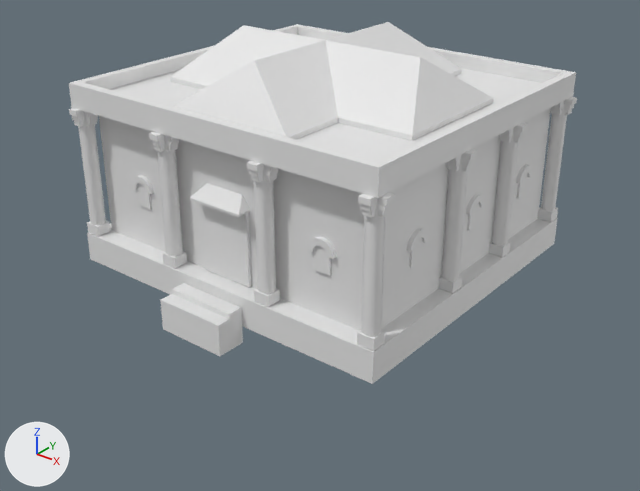
Renders of the COLLADA model art/meshes/structural/kartlians/corte.dae from each side of a commit.
One viewpoint serves both versions: a camera (50 mm lens) standing at (31.0, -39.8, 24.4) and looking at (0.9, -2.2, 1.1). Every picture has the same lights, and +X, +Y and +Z are marked at lower left. The picture after the commit comes second. Where no turn or scale is listed for an object, it has been applied to the vertices.

In view in the first picture: 'corte'.
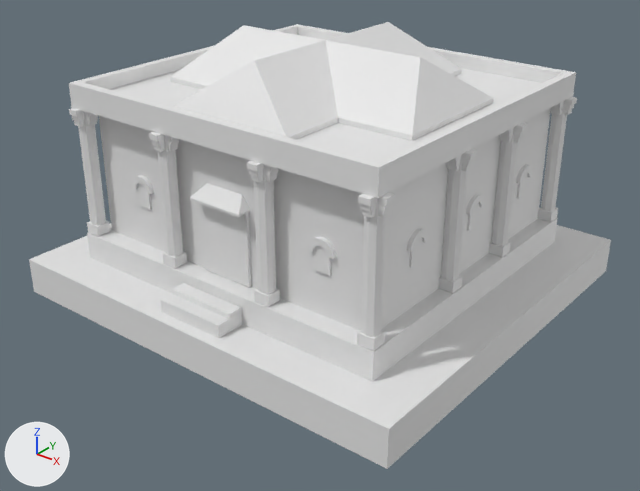
Where the newer file only moved an object's origin or applied its transform, the numbers keep the older frame.

What differs and where, as boxes [x1, y1, x2, y2] in the pictures (640 x 491 px):
'corte', reshaped (15% wider, 23% taller)
    before: [69, 22, 577, 384]
    after: [29, 22, 611, 469]
part 1 of me_cubo_2696, built on
    after: [29, 225, 611, 469]

The change, as a diff of the scene's bpy script:
```diff
--- a/art/meshes/structural/kartlians/corte.dae.py
+++ b/art/meshes/structural/kartlians/corte.dae.py
@@ me_cubo_2696 @@
 # used by ob_corte; location = (0.0, 0.0, 0.0)
-me_cubo_2696.from_pydata(...)  # 2393 vertices, 3202 faces; spans x -11.0..11.0, y -12.2..10.0, z -1.3..13.0
+me_cubo_2696.from_pydata(...)  # 2401 vertices, 3210 faces; spans x -13.4..13.4, y -12.9..12.1, z -2.4..13.0
+# me_cubo_2696 part 1
+# 2 faces are deleted
+# 8 vertices are added at x -13.4..13.4, y -12.9..12.1, z -2.4..-0.1
+# 10 new faces join them
 me_cubo_2696.materials.append(mat_text_kartli)
```
